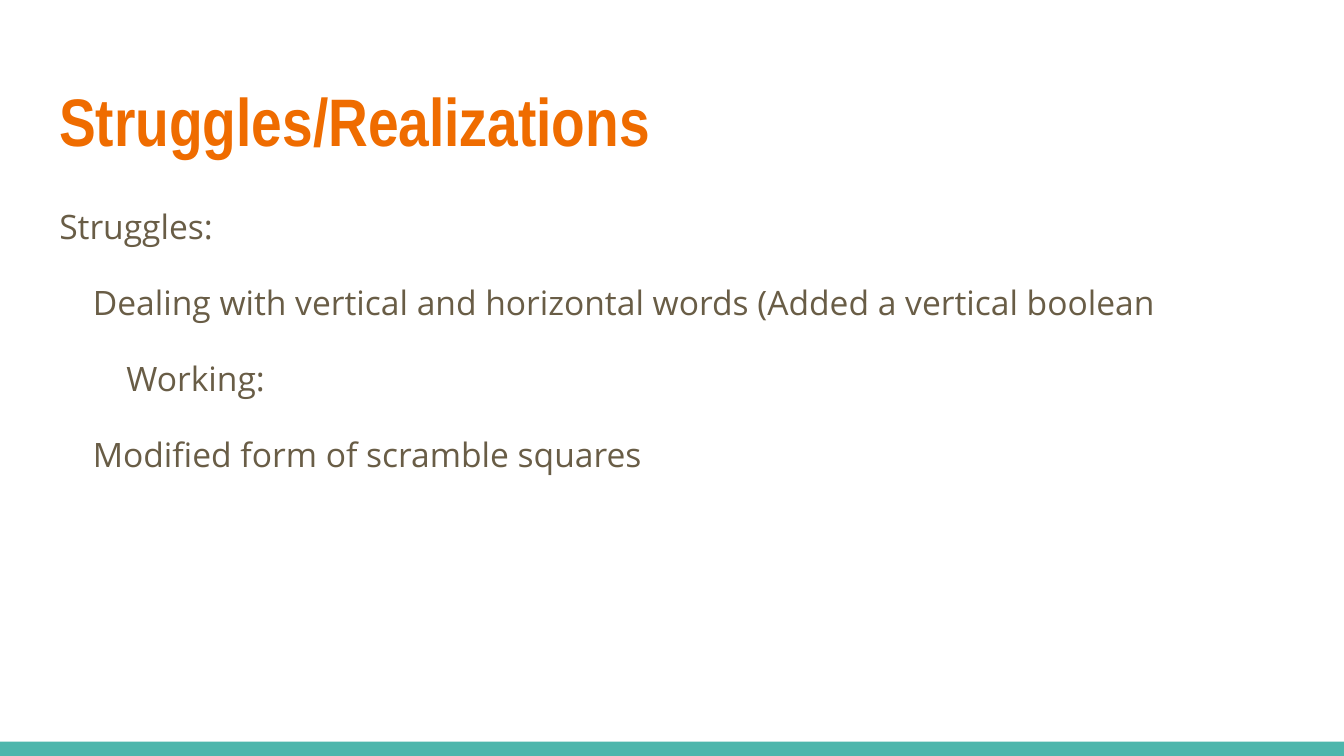
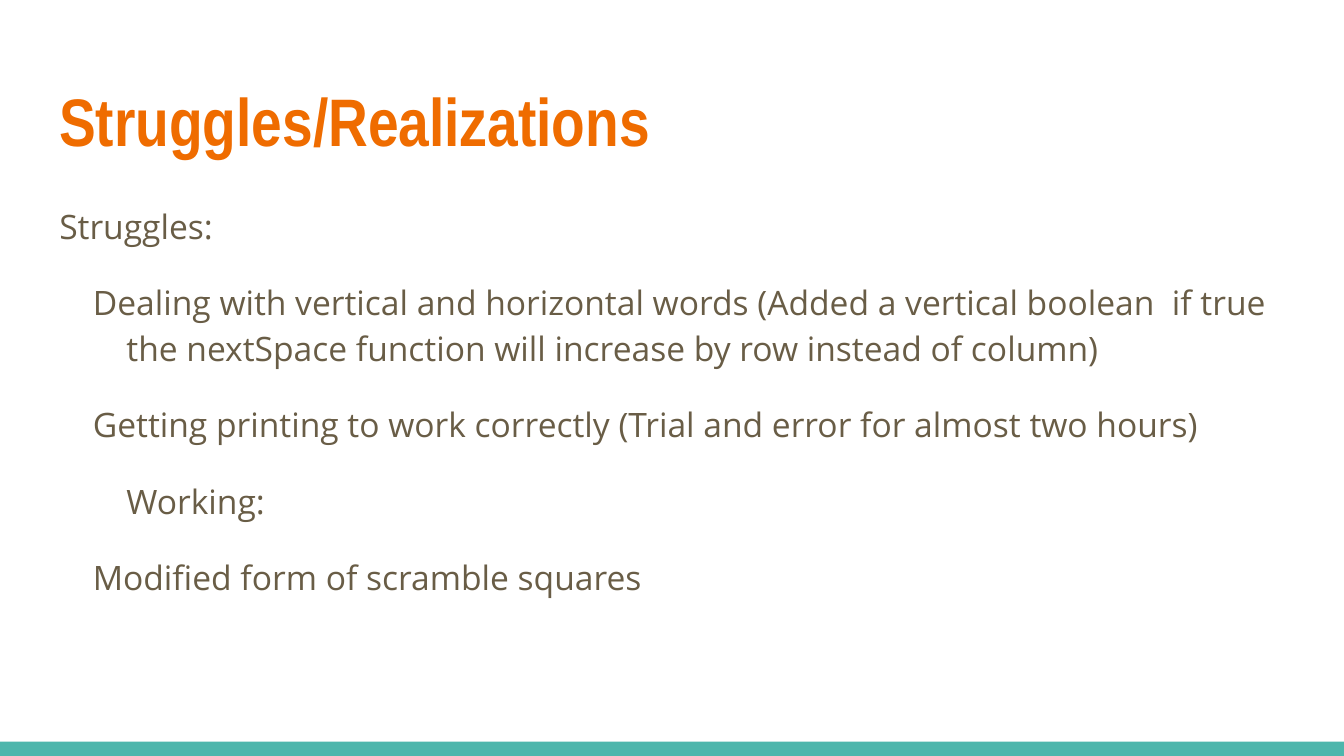
Before and after one commit to cjavadian/HackerRank-Crossword-Puzzle, a slide deck: slide 10 of CS 370 - Crossword Puzzle.pptx. Drawn at 1344x756 pixels with LibreOffice and Linux fonts; fonts in the diff are those of the drawing. Boxes give left, top, right and bottom in pixels: in the first picture for what was removed or moved away, otherwise in the second. Text is boxed around its words. In the diff, an @@ line names an element or a change of style, - is before the commit and + after.

Commit message:
Fixes PPT and PDF

```diff
--- a/CS 370 - Crossword Puzzle.pptx
+++ b/CS 370 - Crossword Puzzle.pptx
@@ text at box(93, 289, 1265, 445): text changed @@
-Dealing with vertical and horizontal words (Added a vertical boolean
+Dealing with vertical and horizontal words (Added a vertical boolean if true the nextSpace function will increase by row instead of column)
+Getting printing to work correctly (Trial and error for almost two hours)
```
Also in this commit, not shown: 1 other slide changed, 2 other files.
